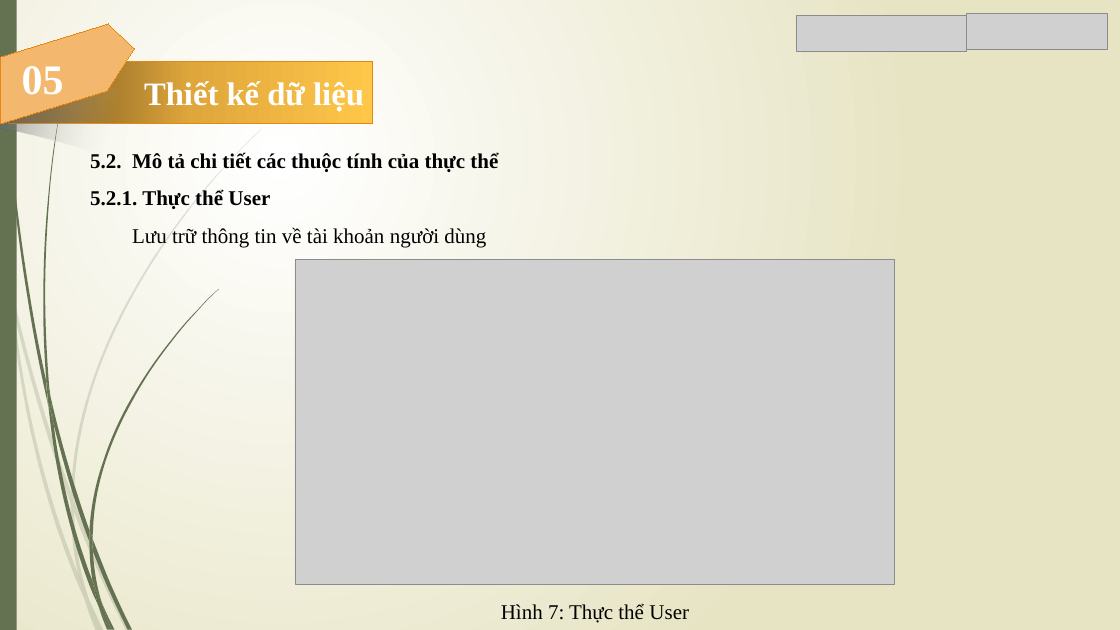
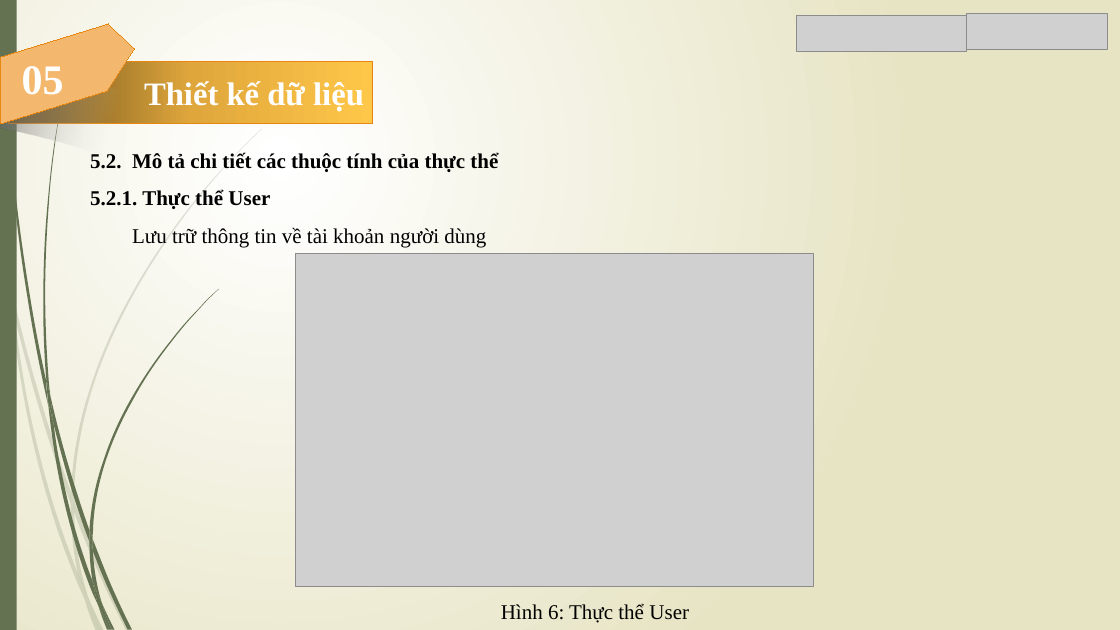
Before and after one commit to Trong-Nhan/Do_An_Ky_Cuoi, a slide deck: slide 6 of Slide Đồ Án.pptx. Drawn at 1120x630 pixels with LibreOffice and Linux fonts; fonts in the diff are those of the drawing; grey boxes stand for pictures. Boxes give left, top, right and bottom in pixels: in the first picture for what was removed or moved away, otherwise in the second. Text is boxed around its words. In the diff, an @@ line names an element or a change of style, - is before the commit and + after.

```diff
--- a/Slide Đồ Án.pptx
+++ b/Slide Đồ Án.pptx
@@ picture: place and size @@
-picture at (295,260,895,584)
+picture at (296,254,813,587)
@@ text at (501,603,689,623): text changed @@
-Hình 7: Thực thể User
+Hình 6: Thực thể User
```
Also in this commit, not shown: 7 other slides changed, 12 other files.
